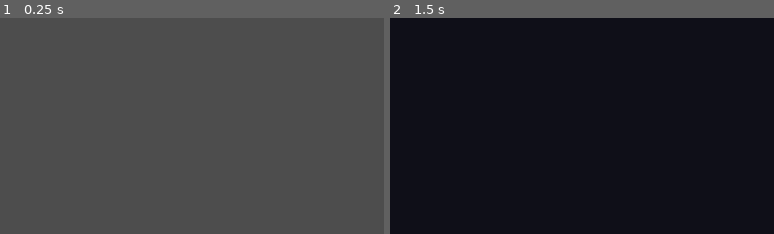
Above: before the commit, frames 1-2 (left to right).
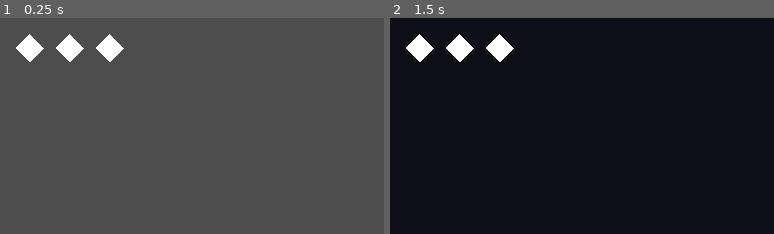
Above: after the commit, the same moments.

Repository: kuma-gee/my-first-game
Game: Godot game, scene res://game.tscn
Same seed, same stepped clock (60 frames per second), same inputs: the game is played once before the commit and once after it.
Inputs:
- Up to frame 1 (0.25 s): no input
- Up to frame 2 (1.5 s): hold D (move_right) from 0.53 s (still down); tap Space (jump) at 0.77 s
The pictures show only the part of the screen within x 0-50%, y 0-50%; the shares and areas given below are measured in that part.

The runs differ from the first frame. In frame 1, 1.5% of the frame differs, in the area x 4-33%, y 7-21%; in frame 2, 1.5%.

Commit message:
add effects

Diff:
--- a/game.gd
+++ b/game.gd
@@ -129,3 +129,7 @@
 
 func _on_shake_toggled():
 	player.enable_shake()
+
+
+func _on_effects_toggled():
+	player.enable_effects()
--- a/game.tscn
+++ b/game.tscn
@@ -536,7 +536,7 @@
 
 [sub_resource type="Animation" id="Animation_8rlqc"]
 resource_name = "effects"
-length = 8.0
+length = 15.0
 tracks/0/type = "value"
 tracks/0/imported = false
 tracks/0/enabled = true
@@ -544,10 +544,10 @@
 tracks/0/interp = 1
 tracks/0/loop_wrap = true
 tracks/0/keys = {
-"times": PackedFloat32Array(2),
-"transitions": PackedFloat32Array(1),
-"update": 1,
-"values": [true]
+"times": PackedFloat32Array(2, 15),
+"transitions": PackedFloat32Array(1, 1),
+"update": 1,
+"values": [true, false]
 }
 tracks/1/type = "value"
 tracks/1/imported = false
@@ -556,10 +556,10 @@
 tracks/1/interp = 1
 tracks/1/loop_wrap = true
 tracks/1/keys = {
-"times": PackedFloat32Array(2, 3),
-"transitions": PackedFloat32Array(1, 1),
-"update": 0,
-"values": [Color(1, 1, 1, 0), Color(1, 1, 1, 1)]
+"times": PackedFloat32Array(2, 3, 14, 15),
+"transitions": PackedFloat32Array(1, 1, 1, 1),
+"update": 0,
+"values": [Color(1, 1, 1, 0), Color(1, 1, 1, 1), Color(1, 1, 1, 1), Color(1, 1, 1, 0)]
 }
 tracks/2/type = "method"
 tracks/2/imported = false
@@ -582,7 +582,7 @@
 tracks/3/interp = 1
 tracks/3/loop_wrap = true
 tracks/3/keys = {
-"times": PackedFloat32Array(5),
+"times": PackedFloat32Array(6),
 "transitions": PackedFloat32Array(1),
 "values": [{
 "args": [],
@@ -596,7 +596,7 @@
 tracks/4/interp = 1
 tracks/4/loop_wrap = true
 tracks/4/keys = {
-"times": PackedFloat32Array(6),
+"times": PackedFloat32Array(8),
 "transitions": PackedFloat32Array(1),
 "values": [{
 "args": [],
@@ -610,7 +610,21 @@
 tracks/5/interp = 1
 tracks/5/loop_wrap = true
 tracks/5/keys = {
-"times": PackedFloat32Array(7),
+"times": PackedFloat32Array(10.1),
+"transitions": PackedFloat32Array(1),
+"values": [{
+"args": [],
+"method": &"toggle"
+}]
+}
+tracks/6/type = "method"
+tracks/6/imported = false
+tracks/6/enabled = true
+tracks/6/path = NodePath("CanvasLayer2/Sound/MarginContainer/PlayerFeatures/Effects")
+tracks/6/interp = 1
+tracks/6/loop_wrap = true
+tracks/6/keys = {
+"times": PackedFloat32Array(12),
 "transitions": PackedFloat32Array(1),
 "values": [{
 "args": [],
@@ -766,7 +780,95 @@
 layout_mode = 2
 text = "Screen Shake"
 
+[node name="Effects" parent="CanvasLayer2/Sound/MarginContainer/PlayerFeatures" instance=ExtResource("2_pwn8l")]
+layout_mode = 2
+text = "Effects"
+
+[node name="MarginContainer" type="MarginContainer" parent="CanvasLayer2"]
+offset_right = 40.0
+offset_bottom = 40.0
+theme_override_constants/margin_left = 10
+theme_override_constants/margin_top = 10
+theme_override_constants/margin_right = 10
+theme_override_constants/margin_bottom = 10
+
+[node name="HBoxContainer" type="HBoxContainer" parent="CanvasLayer2/MarginContainer"]
+layout_mode = 2
+size_flags_horizontal = 0
+size_flags_vertical = 0
+theme_override_constants/separation = 10
+
+[node name="Control" type="Control" parent="CanvasLayer2/MarginContainer/HBoxContainer"]
+custom_minimum_size = Vector2(10, 10)
+layout_mode = 2
+
+[node name="ColorRect" type="ColorRect" parent="CanvasLayer2/MarginContainer/HBoxContainer/Control"]
+custom_minimum_size = Vector2(10, 10)
+layout_mode = 1
+anchors_preset = 8
+anchor_left = 0.5
+anchor_top = 0.5
+anchor_right = 0.5
+anchor_bottom = 0.5
+offset_left = -5.0
+offset_top = -5.0
+offset_right = 5.0
+offset_bottom = 5.0
+grow_horizontal = 2
+grow_vertical = 2
+rotation = 0.785398
+pivot_offset = Vector2(5, 5)
+size_flags_horizontal = 4
+size_flags_vertical = 4
+
+[node name="Control2" type="Control" parent="CanvasLayer2/MarginContainer/HBoxContainer"]
+custom_minimum_size = Vector2(10, 10)
+layout_mode = 2
+
+[node name="ColorRect" type="ColorRect" parent="CanvasLayer2/MarginContainer/HBoxContainer/Control2"]
+custom_minimum_size = Vector2(10, 10)
+layout_mode = 1
+anchors_preset = 8
+anchor_left = 0.5
+anchor_top = 0.5
+anchor_right = 0.5
+anchor_bottom = 0.5
+offset_left = -5.0
+offset_top = -5.0
+offset_right = 5.0
+offset_bottom = 5.0
+grow_horizontal = 2
+grow_vertical = 2
+rotation = 0.785398
+pivot_offset = Vector2(5, 5)
+size_flags_horizontal = 4
+size_flags_vertical = 4
+
+[node name="Control3" type="Control" parent="CanvasLayer2/MarginContainer/HBoxContainer"]
+custom_minimum_size = Vector2(10, 10)
+layout_mode = 2
+
+[node name="ColorRect" type="ColorRect" parent="CanvasLayer2/MarginContainer/HBoxContainer/Control3"]
+custom_minimum_size = Vector2(10, 10)
+layout_mode = 1
+anchors_preset = 8
+anchor_left = 0.5
+anchor_top = 0.5
+anchor_right = 0.5
+anchor_bottom = 0.5
+offset_left = -5.0
+offset_top = -5.0
+offset_right = 5.0
+offset_bottom = 5.0
+grow_horizontal = 2
+grow_vertical = 2
+rotation = 0.785398
+pivot_offset = Vector2(5, 5)
+size_flags_horizontal = 4
+size_flags_vertical = 4
+
 [node name="TileMap" type="TileMap" parent="."]
+modulate = Color(0.384314, 0.384314, 0.384314, 1)
 tile_set = ExtResource("1_7b0gp")
 format = 2
 layer_0/tile_data = PackedInt32Array(393220, 0, 0, 393219, 0, 0, 393218, 0, 0, 393217, 0, 0, 393216, 0, 0, 458751, 0, 0 …(1285 unchanged characters)…
@@ -805,7 +907,7 @@
 
 [node name="Cursor" parent="." node_paths=PackedStringArray("default_player_pos") instance=ExtResource("4_e0175")]
 visible = false
-position = Vector2(384, 41)
+position = Vector2(5, 210)
 default_player_pos = NodePath("../DefaultPlayerPos")
 
 [node name="PlacePlayerPath" type="Path2D" parent="."]
@@ -813,7 +915,8 @@
 curve = SubResource("Curve2D_qawq0")
 
 [node name="PathFollow2D" type="PathFollow2D" parent="PlacePlayerPath"]
-position = Vector2(379, 4)
+position = Vector2(0, 173)
+progress = 588.675
 rotates = false
 
 [node name="RemoteTransform2D" type="RemoteTransform2D" parent="PlacePlayerPath/PathFollow2D"]
@@ -851,6 +954,7 @@
 [connection signal="toggled" from="CanvasLayer2/Sound/MarginContainer/PlayerFeatures/BGM" to="." method="_on_bgm_toggled"]
 [connection signal="toggled" from="CanvasLayer2/Sound/MarginContainer/PlayerFeatures/Freeze" to="." method="_on_freeze_toggled"]
 [connection signal="toggled" from="CanvasLayer2/Sound/MarginContainer/PlayerFeatures/Shake" to="." method="_on_shake_toggled"]
+[connection signal="toggled" from="CanvasLayer2/Sound/MarginContainer/PlayerFeatures/Effects" to="." method="_on_effects_toggled"]
 [connection signal="double_jumped" from="Player" to="." method="_on_player_double_jumped"]
 [connection signal="left_screen" from="Player" to="." method="_on_player_left_screen"]
 [connection signal="catch_finish" from="Cursor" to="." method="_on_cursor_catch_finish"]
--- a/player.gd
+++ b/player.gd
@@ -12,6 +12,7 @@
 @onready var anim := $AnimationPlayer
 @onready var shake := $Shake
 
+@onready var land_particles := $LandParticles
 @onready var jump_sound := $Jump
 @onready var jump_land_sound := $JumpLand
 @onready var hit_sound: AudioStreamPlayer = $Hit
@@ -27,7 +28,8 @@
 var floor_jump_enabled := false
 var sound_enabled := false
 var freeze_enabled := false
-var shake_enabled = false
+var shake_enabled := false
+var effects_enabled := false
 
 var knockback = Vector2.ZERO
 var was_in_air = false
@@ -48,6 +50,8 @@
 		if knockback:
 			velocity += knockback
 			knockback = knockback.move_toward(Vector2.ZERO, 800 * delta)
+		else:
+			modulate = Color.WHITE
 
 #		if anim_enabled:
 #			if velocity.length() > 0:
@@ -58,6 +62,10 @@
 	if sound_enabled:
 		if was_in_air and is_on_floor():
 			jump_land_sound.playing = true
+			if effects_enabled:
+				land_particles.emitting = true
+		else:
+			land_particles.emitting = false
 
 	if jump_enabled:
 		if Input.is_action_just_pressed("jump") and (not floor_jump_enabled or is_on_floor()):
@@ -80,6 +88,9 @@
 
 	if freeze_enabled:
 		freeze(0.1, 0.05)
+
+	if effects_enabled:
+		modulate = Color(1.0, 0.0, 0.0, 0.8)
 
 	if shake_enabled:
 		shake.shake()
@@ -123,6 +134,9 @@
 func enable_shake():
 	shake_enabled = true
 
+func enable_effects():
+	effects_enabled = true
+
 func _on_visible_on_screen_notifier_2d_screen_exited():
 	left_screen.emit()
 	gravity_enabled = false
--- a/player.tscn
+++ b/player.tscn
@@ -77,6 +77,20 @@
 "run": SubResource("Animation_qnltm")
 }
 
+[sub_resource type="ParticleProcessMaterial" id="ParticleProcessMaterial_tcgb0"]
+emission_shape = 3
+emission_box_extents = Vector3(8, 1, 1)
+particle_flag_disable_z = true
+direction = Vector3(0, -1, 0)
+spread = 20.0
+gravity = Vector3(0, 0, 0)
+initial_velocity_min = 30.0
+initial_velocity_max = 30.0
+orbit_velocity_min = 0.0
+orbit_velocity_max = 0.0
+damping_min = 50.0
+damping_max = 100.0
+
 [node name="Player" type="CharacterBody2D"]
 collision_layer = 2
 script = ExtResource("1_tmsmg")
@@ -136,4 +150,14 @@
 noise_shake_speed = 20.0
 noise_shake_strength = 15.0
 
+[node name="LandParticles" type="GPUParticles2D" parent="."]
+modulate = Color(0.435294, 0.435294, 0.435294, 1)
+position = Vector2(0, 17)
+emitting = false
+amount = 6
+process_material = SubResource("ParticleProcessMaterial_tcgb0")
+lifetime = 0.5
+one_shot = true
+explosiveness = 1.0
+
 [connection signal="screen_exited" from="VisibleOnScreenNotifier2D" to="." method="_on_visible_on_screen_notifier_2d_screen_exited"]
Not shown: 1 places in player.tscn that only renumber resources
